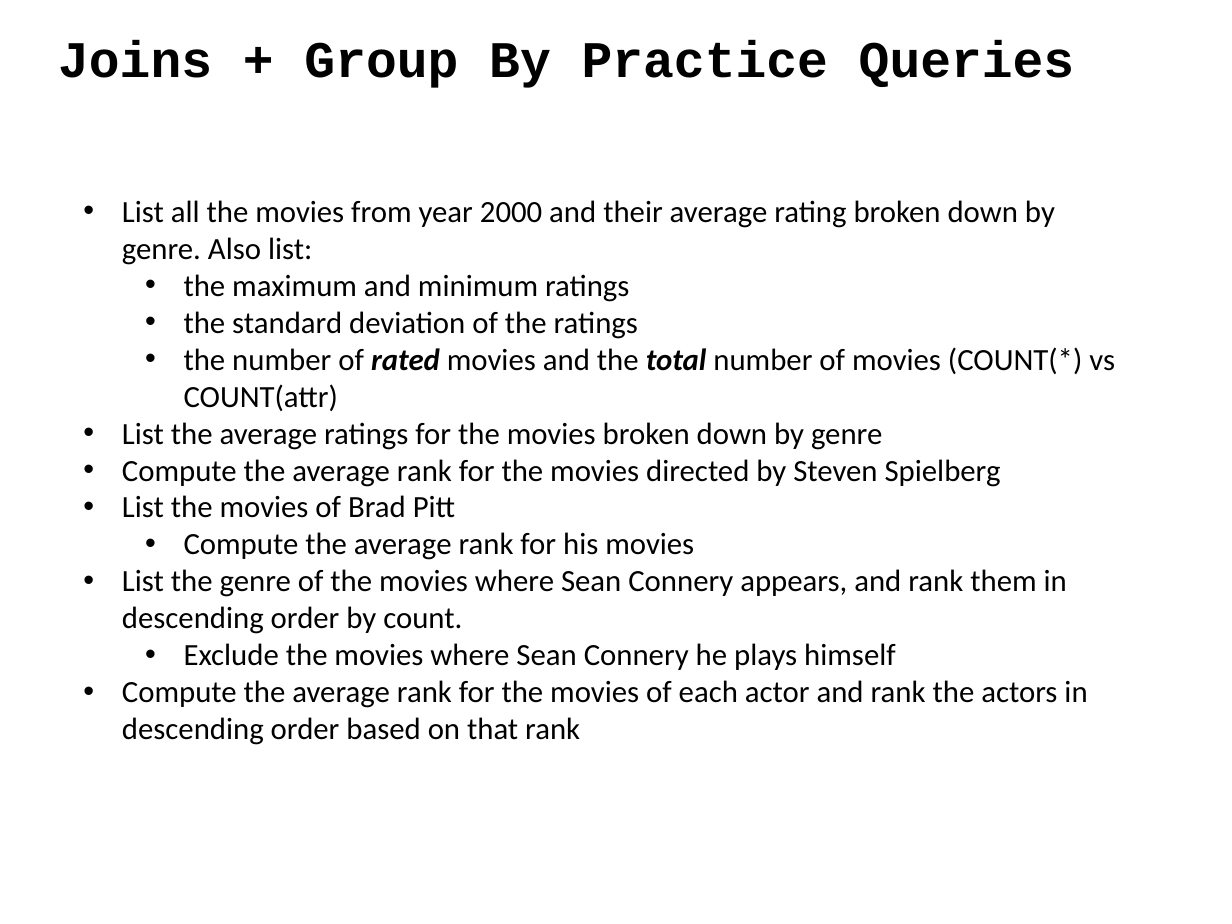
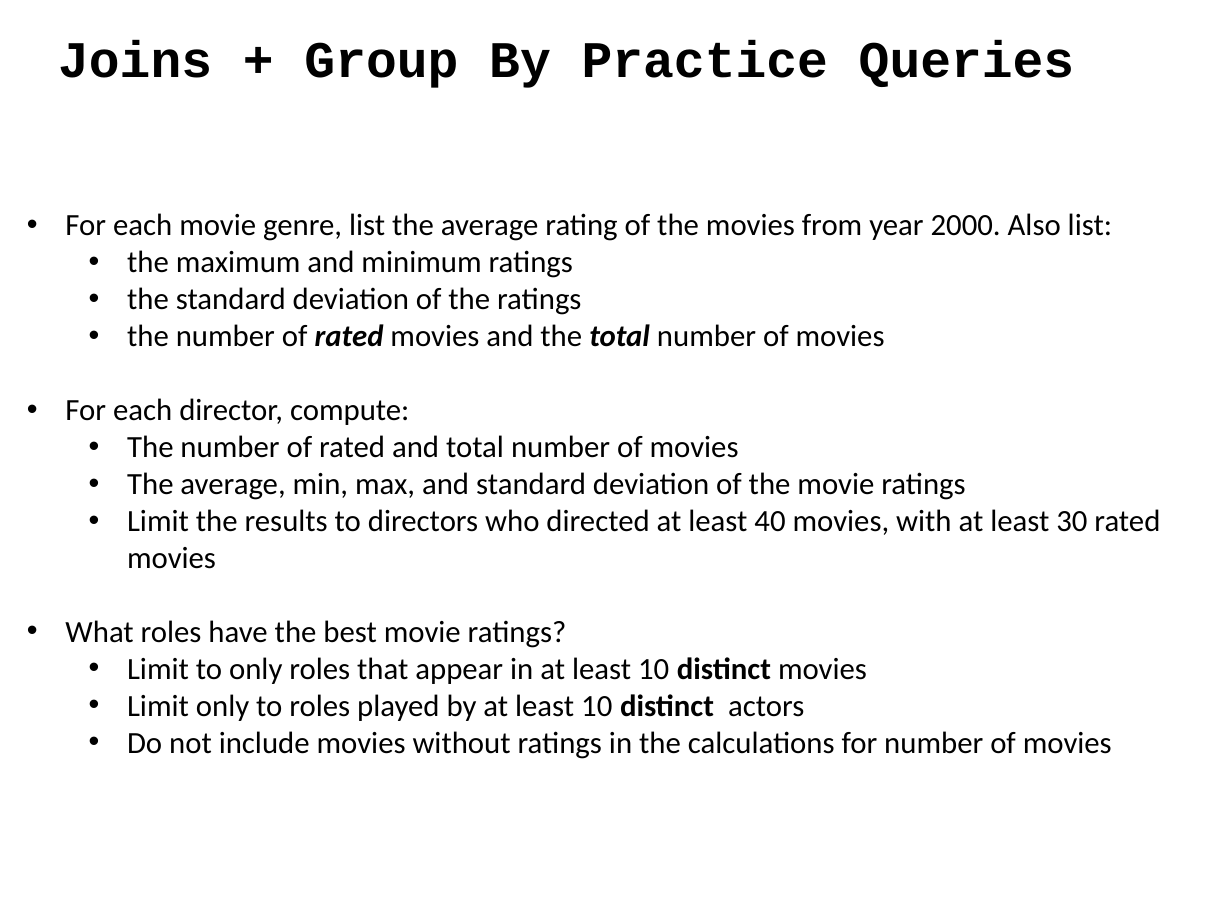
Before and after one commit to ipeirotis/introduction-to-databases, a slide deck: slide 69 of C-SQL.pptx (slide 65 before the commit). Drawn at 1232x924 pixels with LibreOffice and Linux fonts; fonts in the diff are those of the drawing. Boxes give left, top, right and bottom in pixels: in the first picture for what was removed or moved away, otherwise in the second. Text is boxed around its words. In the diff, an @@ line names an element or a change of style, - is before the commit and + after.

```diff
--- a/C-SQL.pptx
+++ b/C-SQL.pptx
@@ text "For each movie genre, list ..." moved from (x1=122, y1=200, x2=1115, y2=745) to (x1=65, y1=213, x2=1160, y2=759) @@
@@ text at (x1=65, y1=213, x2=1112, y2=241): text changed @@
-• List all the movies from year 2000 and their average rating broken down by genre. Also list:
+• For each movie genre, list the average rating of the movies from year 2000. Also list:
@@ text at (x1=65, y1=324, x2=1160, y2=759): text changed @@
-  • the number of rated movies and the total number of movies (COUNT(*) vs COUNT(attr)
-• List the average ratings for the movies broken down by genre
-• Compute the average rank for the movies directed by Steven Spielberg
-• List the movies of Brad Pitt
-  • Compute the average rank for his movies
-• List the genre of the movies where Sean Connery appears, and rank them in descending order by count.
-  • Exclude the movies where Sean Connery he plays himself
-• Compute the average rank for the movies of each actor and rank the actors in descending order based on that rank
+  • the number of rated movies and the total number of movies
+• For each director, compute:
+  • The number of rated and total number of movies
+  • The average, min, max, and standard deviation of the movie ratings
+  • Limit the results to directors who directed at least 40 movies, with at least 30 rated movies
+• What roles have the best movie ratings?
+  • Limit to only roles that appear in at least 10 distinct movies
+  • Limit only to roles played by at least 10 distinct actors
+  • Do not include movies without ratings in the calculations for number of movies
```
Also in this commit, not shown: 14 other slides changed, 10 slides added, 1 slide removed.
